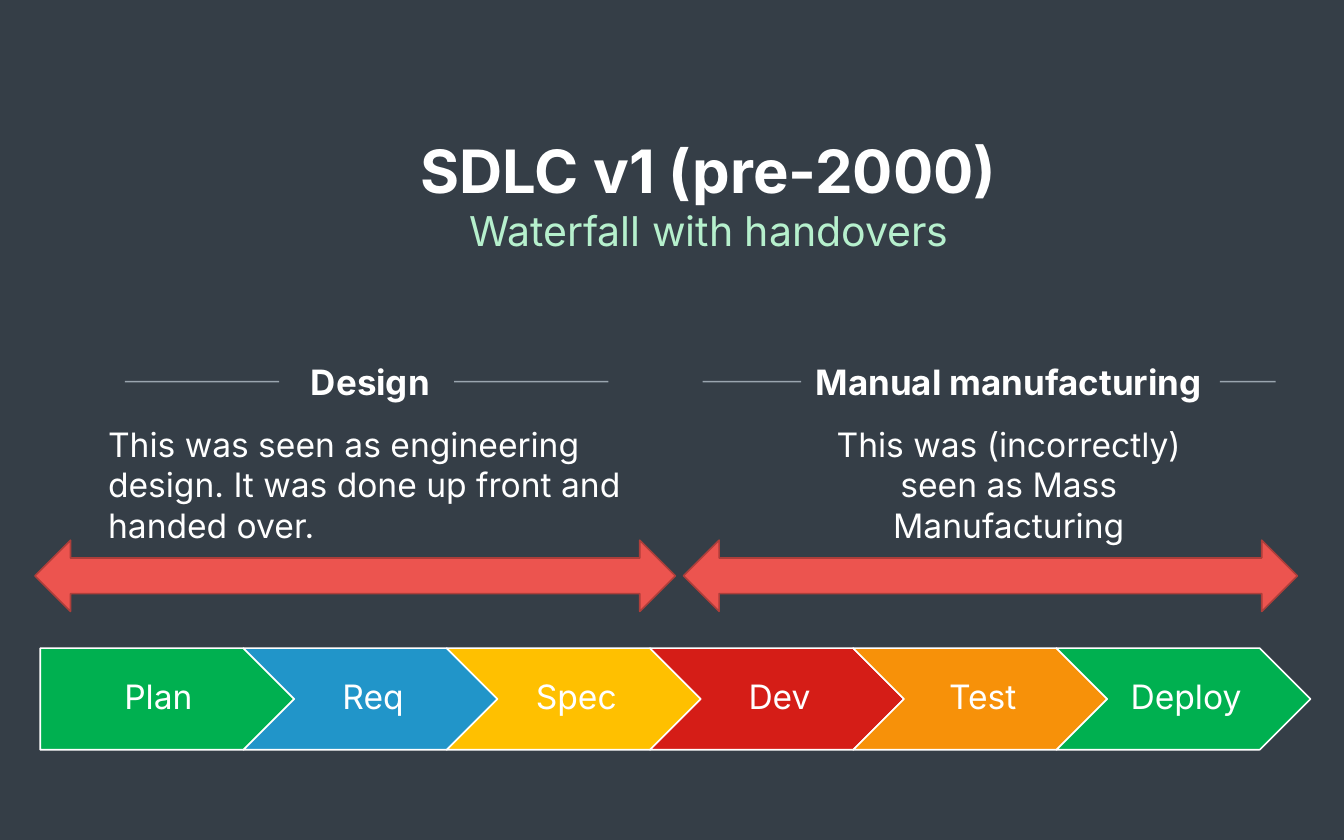
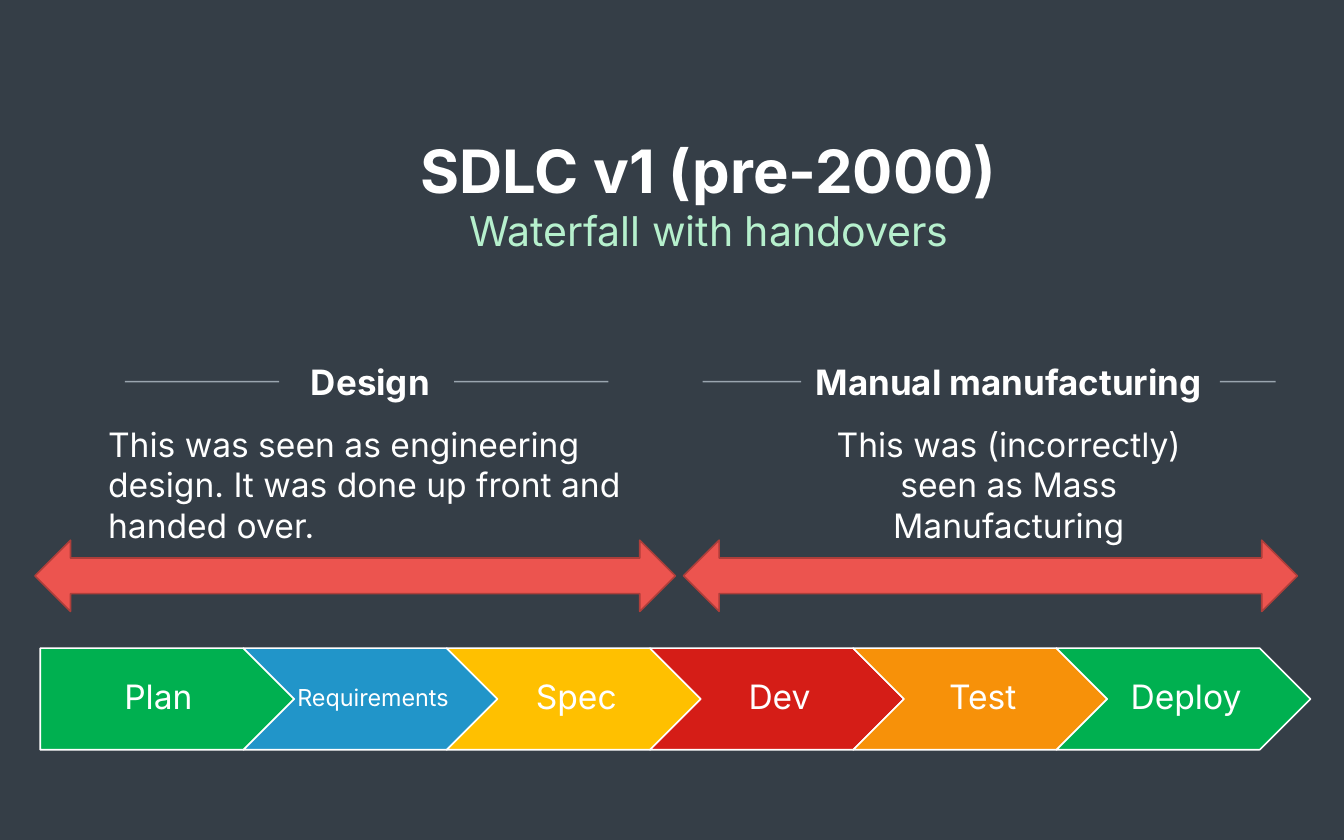
Before and after one commit to jacdevos/jacdevos.github.io, a slide deck: slide 3 of assets/article_images/2026-11-12-sdlc-in-the-agentic-era/sdlc-in-the-agentic-era.pptx. Drawn at 1344x840 pixels with LibreOffice and Linux fonts; fonts in the diff are those of the drawing. Boxes give left, top, right and bottom in pixels: in the first picture for what was removed or moved away, otherwise in the second. Text is boxed around its words. In the diff, an @@ line names an element or a change of style, - is before the commit and + after.

Commit message:
Spell out Requirements on SDLC slides

```diff
--- a/assets/article_images/2026-11-12-sdlc-in-the-agentic-era/sdlc-in-the-agentic-era.pptx
+++ b/assets/article_images/2026-11-12-sdlc-in-the-agentic-era/sdlc-in-the-agentic-era.pptx
@@ text at (x1=297, y1=688, x2=448, y2=711): text changed; size 18 to 12.5 pt @@
-Req
+Requirements
```
Also in this commit, not shown: 2 other slides changed, 3 other files.
